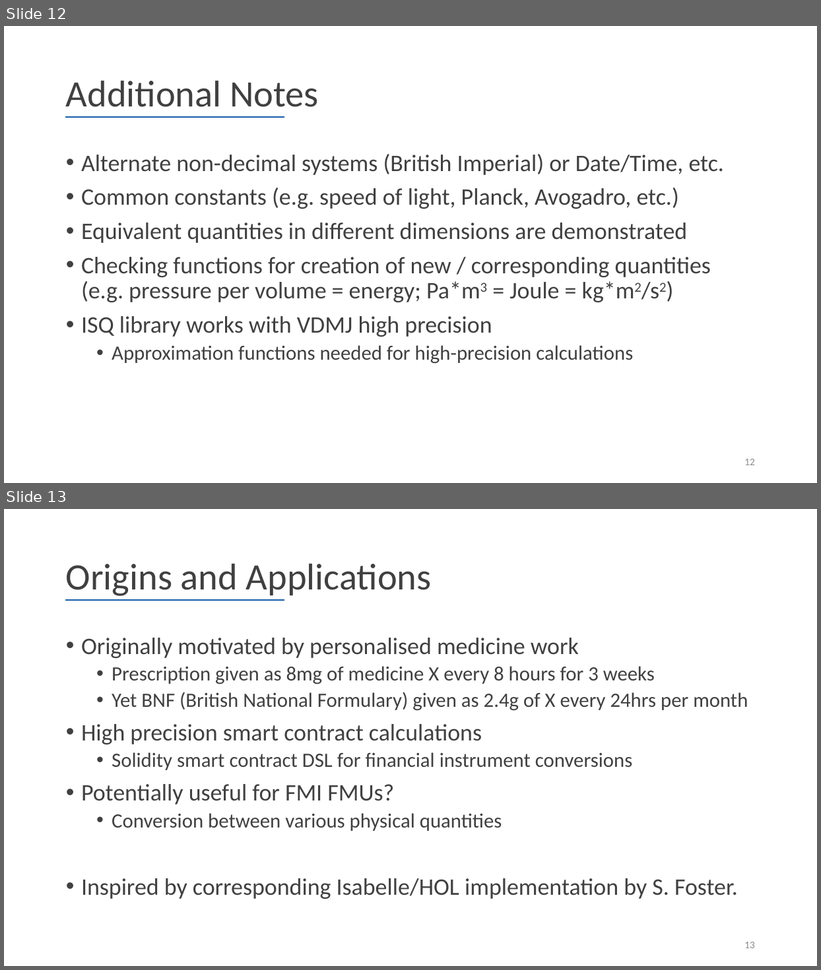
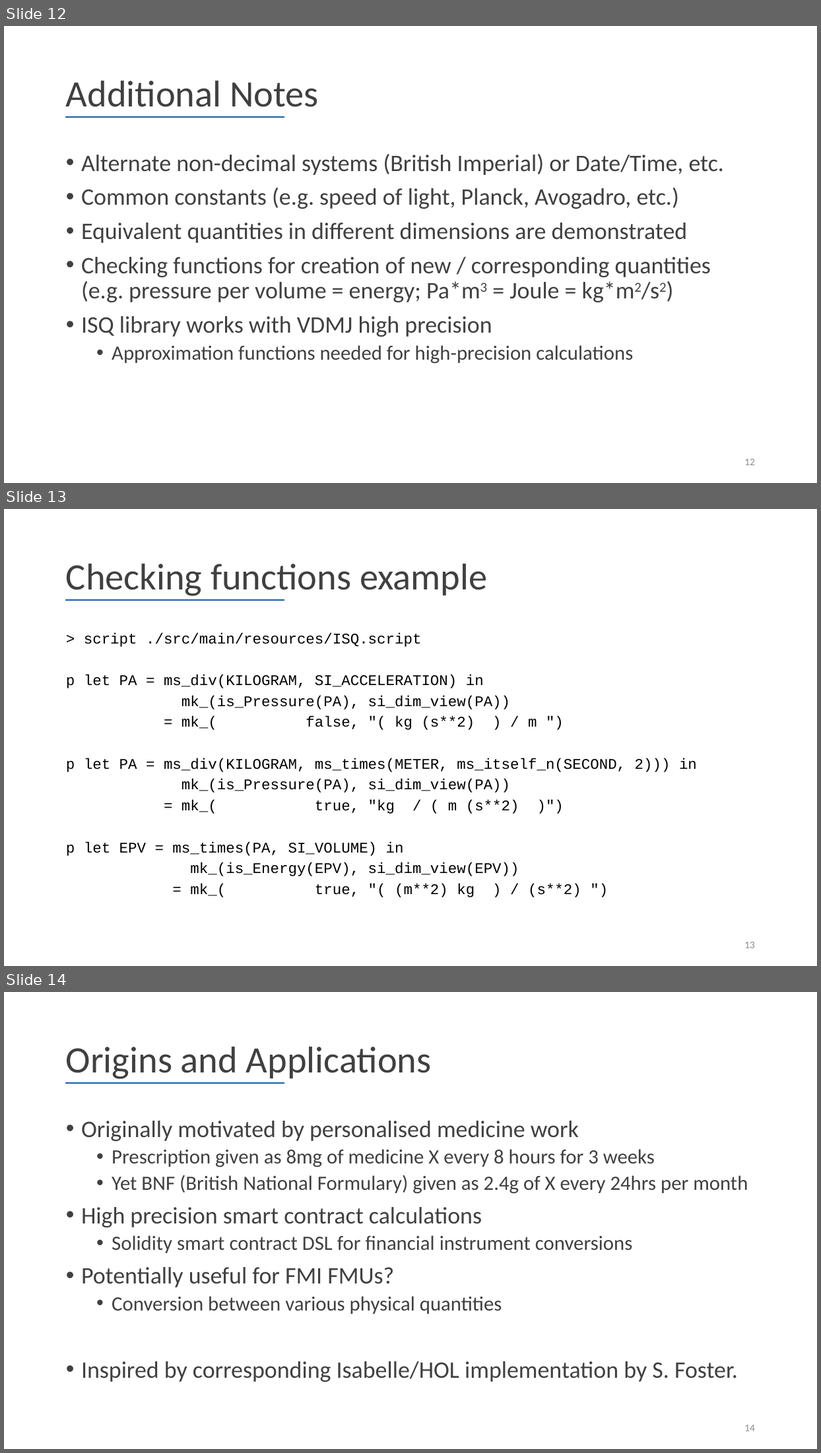
Before and after one commit to leouk/VDM_Toolkit, a slide deck: plugins/vdm2isa/pub/isq-lib/talk/International System of Quantities library in VDM.pptx. Shown one above the other, each under a label of ours: slides 12 and 13 before the commit, slides 12, 13 and 14 after it. The pictures are 821x970 and 821x1453 pixels, drawn with LibreOffice and Linux fonts; fonts in the diff are those of the drawing; background and template pictures are left out. Boxes give left, top, right and bottom in pixels: in the first picture for what was removed or moved away, otherwise in the second. Text is boxed around its words. In the diff, an @@ line names an element or a change of style, - is before the commit and + after.

```diff
--- a/plugins/vdm2isa/pub/isq-lib/talk/International System of Quantities library in VDM.pptx
+++ b/plugins/vdm2isa/pub/isq-lib/talk/International System of Quantities library in VDM.pptx
@@ slide 13 added at [4, 509, 817, 966], background #FFFFFF @@
@@ title added at [66, 564, 487, 596], 44 pt, text #404040 @@
+Checking functions example
@@ line added from (65, 601) to (284, 601), #195DA9 1.5 pt @@
@@ text added at [66, 632, 697, 898], 17.5 pt, text #000000 @@
+> script ./src/main/resources/ISQ.script
+p let PA = ms_div(KILOGRAM, SI_ACCELERATION) in
+mk_(is_Pressure(PA), si_dim_view(PA))
+= mk_( false, "( kg (s**2) ) / m ")
+p let PA = ms_div(KILOGRAM, ms_times(METER, ms_itself_n(SECOND, 2))) in
+mk_(is_Pressure(PA), si_dim_view(PA))
+= mk_( true, "kg / ( m (s**2) )")
+p let EPV = ms_times(PA, SI_VOLUME) in
+mk_(is_Energy(EPV), si_dim_view(EPV))
+= mk_( true, "( (m**2) kg ) / (s**2) ")
@@ page number added at [745, 942, 755, 949], 12 pt, text #8C8C8C @@
+13
@@ what was slide 13 is now slide 14 @@
@@ page number at [745, 1425, 755, 1432]: text changed @@
-13
+14
```
Also in this commit, not shown: 1 slide changed.
